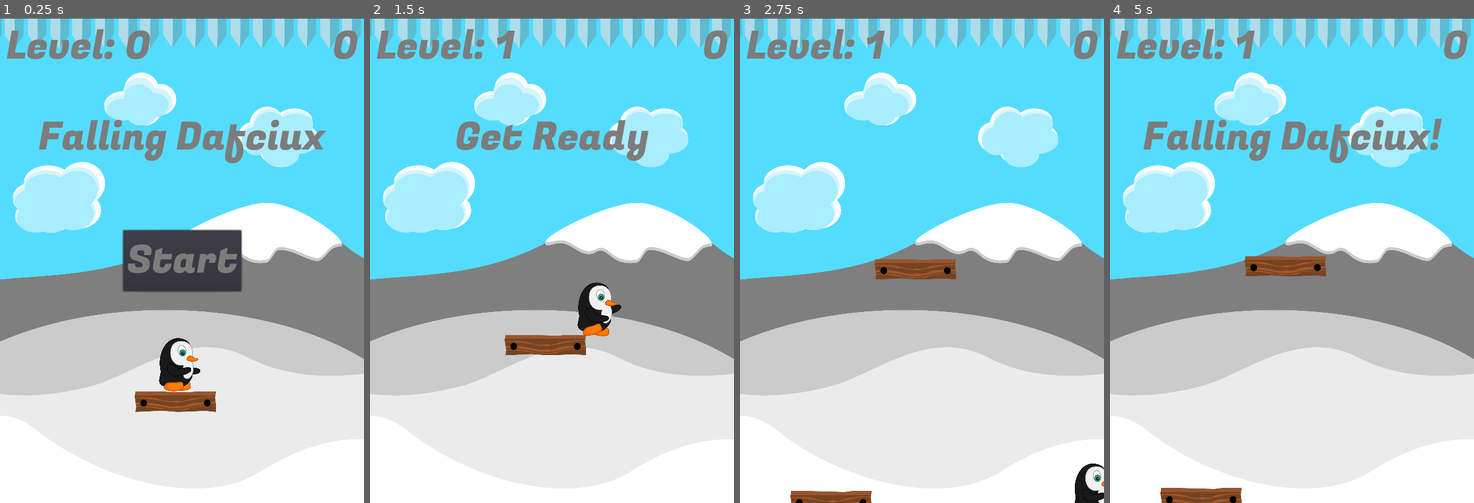
Above: before the commit, frames 1-4 (left to right).
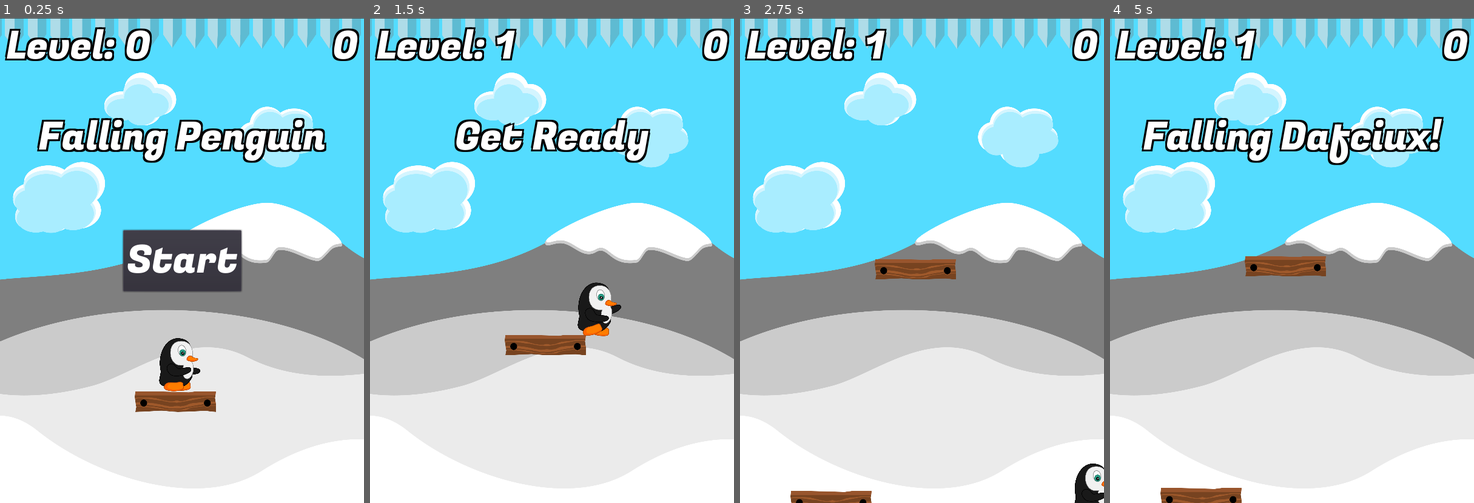
Above: after the commit, the same moments.

Repository: Nabiz/FallingPenguin
Game: Godot game, scene res://Main.tscn
Same seed, same stepped clock (60 frames per second), same inputs: the game is played once before the commit and once after it.
Inputs:
- Up to frame 1 (0.25 s): no input
- Up to frame 2 (1.5 s): click "Start" at 0.5 s; hold Right (ui_right) from 1.28 s (still down)
- Up to frame 3 (2.75 s): keep holding Right (ui_right)
- Up to frame 4 (5 s): release Right (ui_right) at 2.78 s; hold Left (ui_left) 2.78-3.53 s; tap Enter at 3.5 s; hold Right (ui_right) from 3.53 s (still down); tap Space at 4.25 s

The runs differ from the first frame. In frame 1, 7.5% of the frame differs, in the area x 1-99%, y 1-53%; in frame 2, 4.9%; in frame 3, 2.1%; in frame 4, 6.5%.

Commit message:
Change font color

Diff:
--- a/HUD/HUD.tscn
+++ b/HUD/HUD.tscn
@@ -5,6 +5,7 @@
 
 [sub_resource type="DynamicFont" id=1]
 size = 64
+outline_color = Color( 0, 0, 0, 1 )
 font_data = ExtResource( 1 )
 
 [node name="HUD" type="CanvasLayer"]
@@ -15,7 +16,11 @@
 margin_right = -10.0
 margin_bottom = 95.0
 custom_fonts/font = SubResource( 1 )
-custom_colors/font_color = Color( 0.490196, 0.490196, 0.490196, 1 )
+custom_colors/font_color = Color( 1, 1, 1, 1 )
+custom_colors/font_color_shadow = Color( 0, 0, 0, 1 )
+custom_constants/shadow_offset_x = 3
+custom_constants/shadow_offset_y = 3
+custom_constants/shadow_as_outline = 1
 text = "0"
 align = 2
 __meta__ = {
@@ -27,8 +32,12 @@
 margin_top = 150.0
 margin_bottom = 95.0
 custom_fonts/font = SubResource( 1 )
-custom_colors/font_color = Color( 0.490196, 0.490196, 0.490196, 1 )
-text = "Falling Dafciux"
+custom_colors/font_color = Color( 1, 1, 1, 1 )
+custom_colors/font_color_shadow = Color( 0, 0, 0, 1 )
+custom_constants/shadow_offset_x = 3
+custom_constants/shadow_offset_y = 3
+custom_constants/shadow_as_outline = 1
+text = "Falling Penguin"
 align = 1
 __meta__ = {
 "_edit_use_anchors_": false
@@ -44,7 +53,8 @@
 margin_right = 97.5
 margin_bottom = 50.5
 custom_fonts/font = SubResource( 1 )
-custom_colors/font_color = Color( 0.490196, 0.490196, 0.490196, 1 )
+custom_colors/font_color_disabled = Color( 0, 0, 0, 1 )
+custom_colors/font_color = Color( 1, 1, 1, 1 )
 text = "Start"
 __meta__ = {
 "_edit_use_anchors_": false
@@ -58,7 +68,12 @@
 margin_left = 10.0
 margin_bottom = 95.0
 custom_fonts/font = SubResource( 1 )
-custom_colors/font_color = Color( 0.490196, 0.490196, 0.490196, 1 )
+custom_colors/font_color = Color( 1, 1, 1, 1 )
+custom_colors/font_outline_modulate = Color( 0, 0, 0, 1 )
+custom_colors/font_color_shadow = Color( 0, 0, 0, 1 )
+custom_constants/shadow_offset_x = 3
+custom_constants/shadow_offset_y = 3
+custom_constants/shadow_as_outline = 1
 text = "Level: 0"
 __meta__ = {
 "_edit_use_anchors_": false
